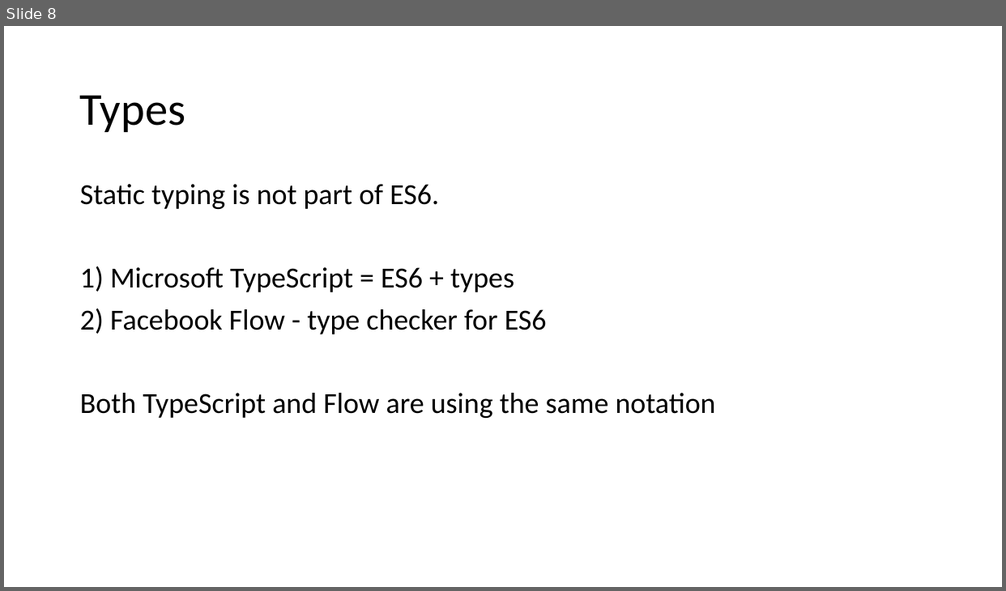
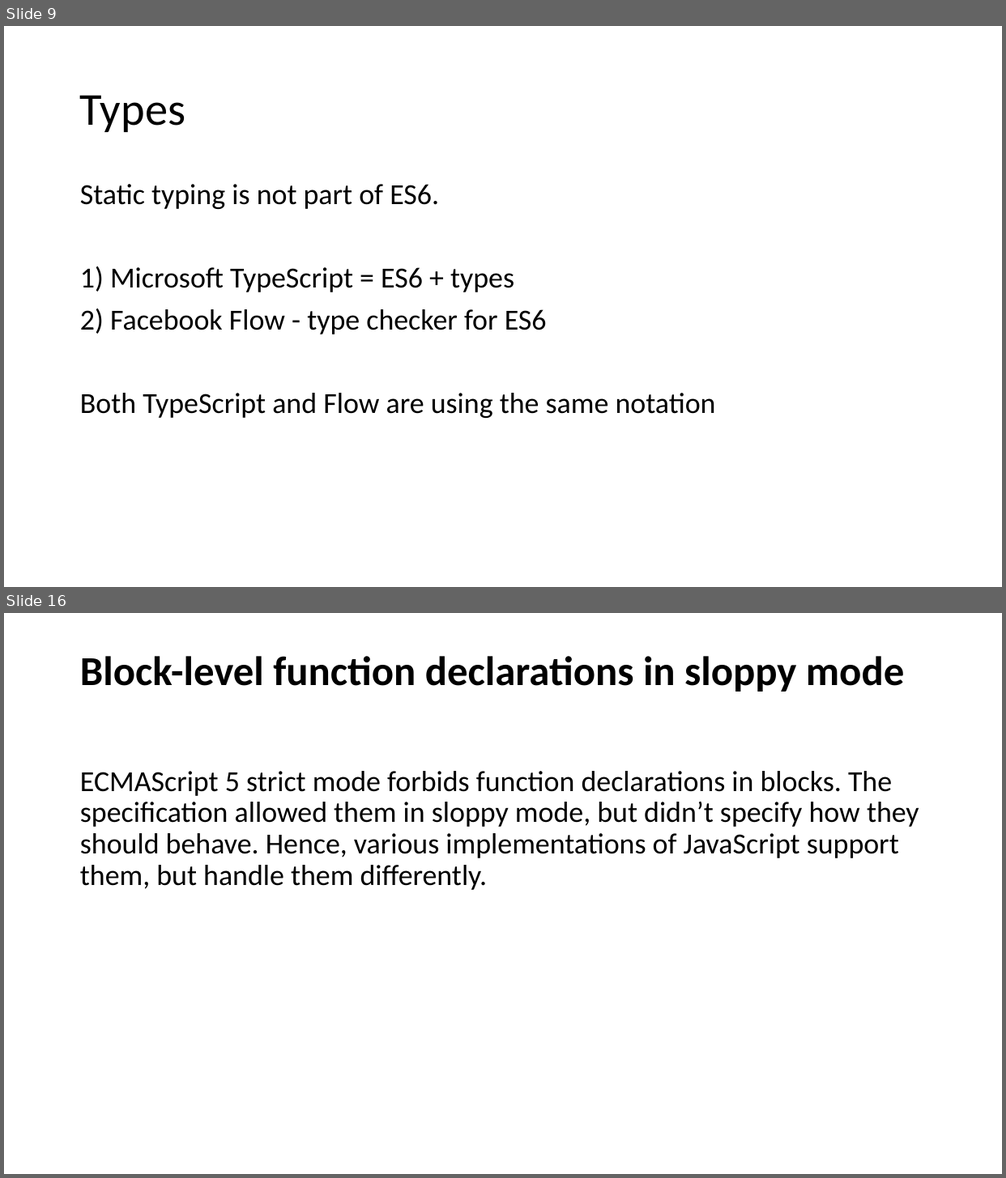
Before and after one commit to dzmitry-varabei/front-end-course, a slide deck: es6/es6.pptx. Shown one above the other, each under a label of ours: slide 8 before the commit, slides 9 and 16 after it; the slides between them are not shown. The pictures are 1006x591 and 1006x1178 pixels, drawn with LibreOffice and Linux fonts; fonts in the diff are those of the drawing. Boxes give left, top, right and bottom in pixels: in the first picture for what was removed or moved away, otherwise in the second. Text is boxed around its words. In the diff, an @@ line names an element or a change of style, - is before the commit and + after.

```diff
--- a/es6/es6.pptx
+++ b/es6/es6.pptx
@@ slide 16 added at box(4, 613, 1002, 1174), background #FFFFFF @@
@@ title added at box(80, 656, 904, 692), 39.6 pt, text #000000, bold @@
+Block-level function declarations in sloppy mode
@@ text added at box(80, 771, 919, 890), 28 pt, text #000000 @@
+ECMAScript 5 strict mode forbids function declarations in blocks. The specification allowed them in sloppy mode, but didn’t specify how they should behave. Hence, various implementations of JavaScript support them, but handle them differently.
@@ what was slide 8 is now slide 9 @@
```
Also in this commit, not shown: 1 slide changed, 9 other slides added, 1 other file.
